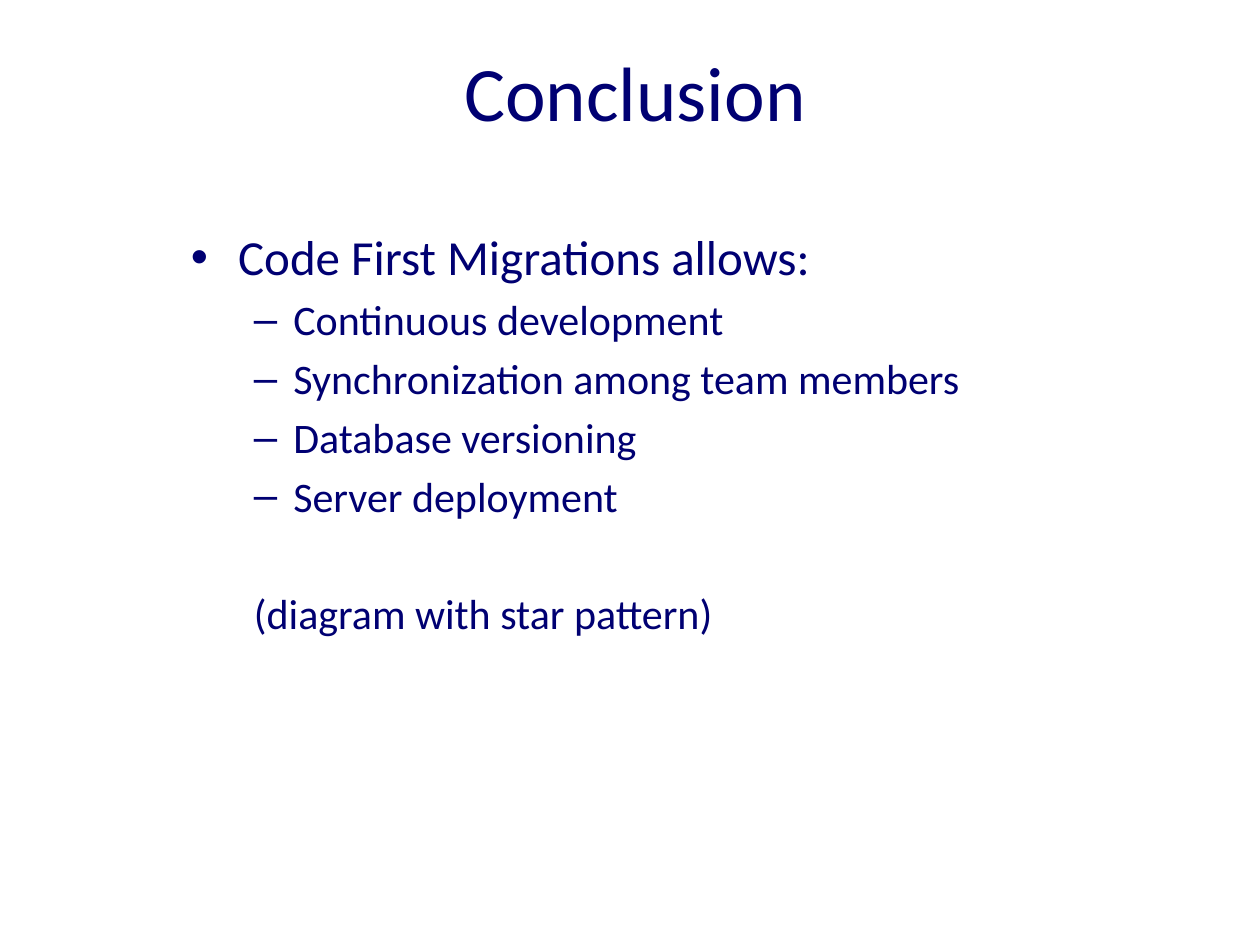
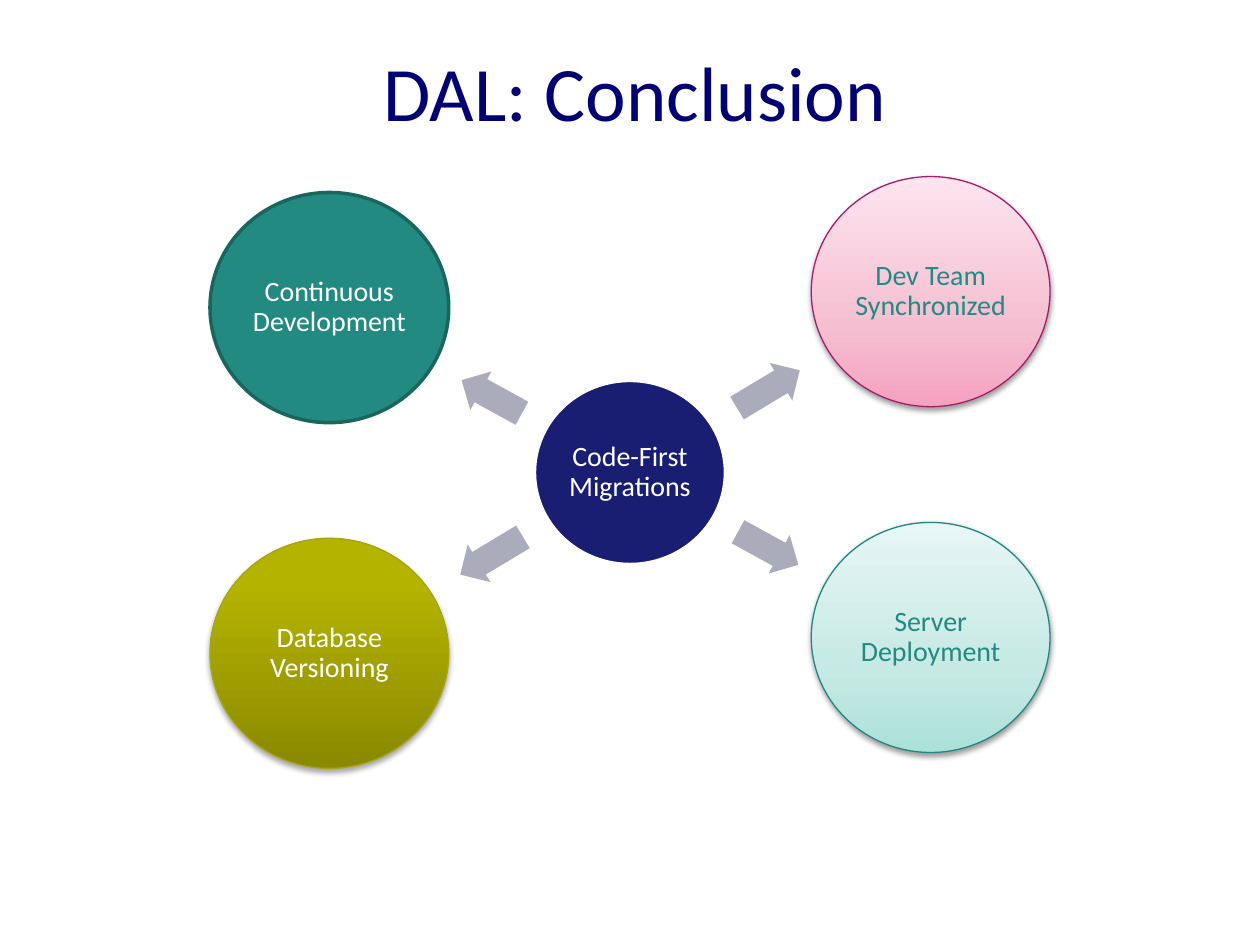
Before and after one commit to excellalabs/ExcellaLean, a slide deck: slide 15 of _presentations/CodeFirstMigrations.pptx (slide 16 before the commit). Drawn at 1260x945 pixels with LibreOffice and Linux fonts; fonts in the diff are those of the drawing; background and template pictures are left out. Boxes give left, top, right and bottom in pixels: in the first picture for what was removed or moved away, otherwise in the second. Text is boxed around its words. In the diff, an @@ line names an element or a change of style, - is before the commit and + after.

```diff
--- a/_presentations/CodeFirstMigrations.pptx
+++ b/_presentations/CodeFirstMigrations.pptx
@@ title at <box>384,67,886,122</box>: text changed @@
-Conclusion
+DAL: Conclusion
@@ text removed at <box>238,241,959,637</box> @@
-• Code First Migrations allows:
-  – Continuous development
-  – Synchronization among team members
-  – Database versioning
-  – Server deployment
-  (diagram with star pattern)
@@ group added at <box>210,176,1050,769</box>: 5 ellipses, 5 texts, 4 right arrows @@
+Code-First Migrations
+Dev Team Synchronized
+Server Deployment
+Database Versioning
+Continuous Development
```
Also in this commit, not shown: 12 other slides changed, 2 slides added, 3 slides removed.
